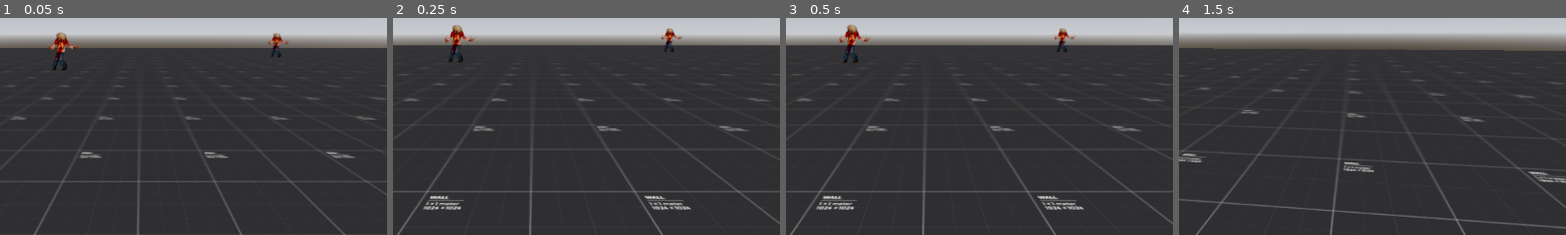
Above: before the commit, frames 1-4 (left to right).
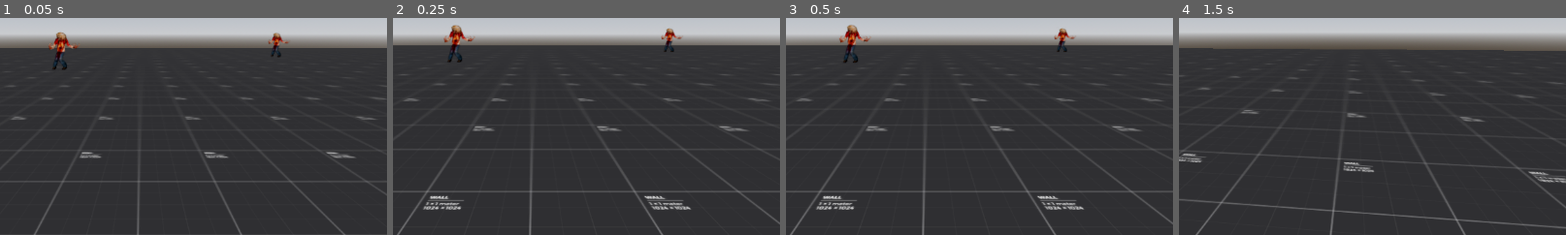
Above: after the commit, the same moments.

Repository: Jaret-McManus/BoomerShooter
Game: Godot game, scene res://scenes/main.tscn
Same seed, same stepped clock (60 frames per second), same inputs: the game is played once before the commit and once after it.
Inputs (mouse positions are % of the whole screen's width and height, from its top left):
- Up to frame 1 (0.05 s): no input
- Up to frame 2 (0.25 s): no input
- Up to frame 3 (0.5 s): no input
- Up to frame 4 (1.5 s): tap Enter at 0.5 s; move the mouse to (55, 50) at 0.52 s; hold Q (kick) 0.53-1.28 s; hold W (forward) from 0.53 s (still down); tap Space (jump) at 0.77 s; click (55, 50) at 0.8 s; move the mouse to (45, 50) at 1.27 s; click (45, 50) at 1.35 s
The pictures show only the part of the screen within x 32-82%, y 46-96%; the shares and areas given below are measured in that part.

The runs differ from the first frame. In frame 1, less than 0.1% of the frame differs, in the area x 12-73%, y 6-17%; in frame 2, 0.2%, in the area x 13-22%, y 3-20%; in frame 3, less than 0.1%; in frame 4, nothing differs.

Commit message:
added health and hitbox components
- health component for taking damage and gaining health
- hitbox component to detect if parent is attacked
- added a weapon script. could be useful to add an attack resource that the weapon creates to pass to the hitbox component when attacking instead of passing multiple variables

Diff:
--- a/project.godot
+++ b/project.godot
@@ -56,3 +56,8 @@
 "events": [Object(InputEventKey,"resource_local_to_scene":false,"resource_name":"","device":-1,"window_id":0,"alt_press …(192 unchanged characters)…
 ]
 }
+attack={
+"deadzone": 0.2,
+"events": [Object(InputEventMouseButton,"resource_local_to_scene":false,"resource_name":"","device":-1,"window_id":0,"alt_pressed":false,"shift_pressed":false,"ctrl_pressed":false,"meta_pressed":false,"button_mask":0,"position":Vector2(0, 0),"global_position":Vector2(0, 0),"factor":1.0,"button_index":1,"canceled":false,"pressed":false,"double_click":false,"script":null)
+]
+}
--- a/scenes/player.tscn
+++ b/scenes/player.tscn
@@ -6,11 +6,16 @@
 [ext_resource type="PackedScene" uid="uid://do40xm3kfh615" path="res://scenes/leg.tscn" id="2_tuyoq"]
 [ext_resource type="Script" uid="uid://cd5yqh3eadxe" path="res://scripts/states/movement/idle.gd" id="3_dqkch"]
 [ext_resource type="Script" uid="uid://c7ebykq12frdq" path="res://scripts/states/movement/jumping.gd" id="5_qlg0r"]
+[ext_resource type="Script" uid="uid://cpj7ll4l4jsg3" path="res://scripts/component_scripts/health_component.gd" id="7_smehm"]
+[ext_resource type="Script" uid="uid://dgu7dyqnmjcli" path="res://scripts/component_scripts/htibox_component.gd" id="9_ur7pv"]
 
 [sub_resource type="CapsuleMesh" id="CapsuleMesh_qhqgy"]
 
 [sub_resource type="ConvexPolygonShape3D" id="ConvexPolygonShape3D_dqkch"]
 points = PackedVector3Array(-0.125207, -0.532801, -0.480507, 0.0227831, 0.47607, 0.498884, 0.169713, 0.559144, 0.464172 …(924 unchanged characters)…
+
+[sub_resource type="CapsuleShape3D" id="CapsuleShape3D_ur7pv"]
+radius = 0.501949
 
 [node name="Player" type="CharacterBody3D"]
 script = ExtResource("1_qhqgy")
@@ -42,3 +47,14 @@
 
 [node name="Jumping" type="Node" parent="MovementStateMachine"]
 script = ExtResource("5_qlg0r")
+
+[node name="HealthComponent" type="Node" parent="."]
+script = ExtResource("7_smehm")
+
+[node name="HtiboxComponent" type="Area3D" parent="." node_paths=PackedStringArray("health_component")]
+script = ExtResource("9_ur7pv")
+health_component = NodePath("../HealthComponent")
+
+[node name="CollisionShape3D" type="CollisionShape3D" parent="HtiboxComponent"]
+shape = SubResource("CapsuleShape3D_ur7pv")
+debug_color = Color(0.993861, 0, 0.231178, 0.42)
--- a/scenes/test_enemy.tscn
+++ b/scenes/test_enemy.tscn
@@ -1,9 +1,15 @@
-[gd_scene load_steps=4 format=3 uid="uid://c08qcm5drvgqp"]
+[gd_scene load_steps=7 format=3 uid="uid://c08qcm5drvgqp"]
 
 [ext_resource type="Texture2D" uid="uid://c6l30u7marrou" path="res://textures/enemies/Half-Life.png" id="1_ghv5c"]
 [ext_resource type="Script" uid="uid://cd3odxkjvfuew" path="res://scripts/test_enemy.gd" id="1_mkyue"]
+[ext_resource type="Script" uid="uid://cpj7ll4l4jsg3" path="res://scripts/component_scripts/health_component.gd" id="3_8c00y"]
+[ext_resource type="Script" uid="uid://dgu7dyqnmjcli" path="res://scripts/component_scripts/htibox_component.gd" id="5_1y3pe"]
 
 [sub_resource type="CapsuleShape3D" id="CapsuleShape3D_yikbh"]
+
+[sub_resource type="CapsuleShape3D" id="CapsuleShape3D_8c00y"]
+radius = 0.742797
+height = 2.06226
 
 [node name="TestEnemy" type="CharacterBody3D" node_paths=PackedStringArray("SPRITE")]
 script = ExtResource("1_mkyue")
@@ -15,3 +21,22 @@
 
 [node name="CollisionShape3D" type="CollisionShape3D" parent="."]
 shape = SubResource("CapsuleShape3D_yikbh")
+
+[node name="VisibleOnScreenEnabler3D" type="VisibleOnScreenEnabler3D" parent="."]
+transform = Transform3D(1, 0, 0, 0, 1, 0, 0, 0, 1, 0.163896, 0.0102435, 0)
+aabb = AABB(-0.791313, -0.975697, -0.766522, 1.58263, 1.95139, 1.53304)
+
+[node name="HealthComponent" type="Node" parent="."]
+script = ExtResource("3_8c00y")
+MAX_HEALTH = 3
+current_health = 3
+metadata/_custom_type_script = "uid://cpj7ll4l4jsg3"
+
+[node name="HitboxComponent" type="Area3D" parent="." node_paths=PackedStringArray("health_component")]
+script = ExtResource("5_1y3pe")
+health_component = NodePath("../HealthComponent")
+metadata/_custom_type_script = "uid://dgu7dyqnmjcli"
+
+[node name="CollisionShape3D" type="CollisionShape3D" parent="HitboxComponent"]
+shape = SubResource("CapsuleShape3D_8c00y")
+debug_color = Color(0.996928, 0, 0.176858, 0.42)
--- /dev/null
+++ b/scripts/component_scripts/health_component.gd
@@ -0,0 +1,35 @@
+class_name HealthComponent
+extends Node
+
+signal died
+signal stunned(stun_time: int)
+signal health_changed()
+
+@export var STUN_TIME : int = 0
+@export var MAX_HEALTH : int = 10
+@export var current_health : int = 10
+
+
+func _ready() -> void:
+	died.connect(Callable(get_parent(), "_on_died"))
+
+
+func heal(amount: int) -> void:
+	current_health += amount
+	if current_health > MAX_HEALTH: current_health = MAX_HEALTH
+	if get_parent() is Player:
+		Global.gui_manager.set_health(current_health)
+
+
+func take_damage(amount: int) -> void:
+	current_health -= amount
+
+	if STUN_TIME > 0:
+		stunned.emit(STUN_TIME)
+
+	if current_health <= 0:
+		died.emit()
+		current_health = 0
+
+	if get_parent() is Player:
+		Global.gui_manager.set_health(current_health)
--- /dev/null
+++ b/scripts/component_scripts/htibox_component.gd
@@ -0,0 +1,8 @@
+class_name HitboxComponent
+extends Area3D
+
+@export var health_component : HealthComponent
+
+func take_damage(amount: int) -> void:
+	if health_component:
+		health_component.take_damage(amount)
--- a/scripts/player.gd
+++ b/scripts/player.gd
@@ -1,6 +1,8 @@
 class_name Player
 extends CharacterBody3D
 
+signal damage_taken(amount: int)
+signal healed(amount: int)
 
 var BASE_SPEED: float = 15.0
 var BASE_ACCELERATION: float = 8 * BASE_SPEED
@@ -13,10 +15,12 @@
 @onready var camera: Camera3D = $Head/Camera3D
 
 
+func _on_died() -> void:
+	pass
+
+
 func _ready() -> void:
 	Global.player = self
-# --- MOVED THIS TO THE SCREEN MANAGER SCRIPT ---#
-	#Input.mouse_mode = Input.MOUSE_MODE_CAPTURED
 
 
 func _unhandled_input(event: InputEvent) -> void:
@@ -28,26 +32,16 @@
 
 
 func _input(event: InputEvent) -> void:
-	#this change isn't necessary, but idk if it might be faster than accessing Input class,
-	#you can change it back to your other way if that makes more sense to you
 	if event.is_action_pressed(&"kick"):
 		$Head/Camera3D/Leg/AnimationPlayer.play(&"ArmatureAction")
 
-	# --- I MOVED THE MOUSE CAPTURE CODE TO SCREEN MANAGER SCRIPT --- #
-	#if Input.is_action_just_pressed(&"esc_mouse"):
-		#if Input.mouse_mode == Input.MOUSE_MODE_CAPTURED:
-			#Input.mouse_mode = Input.MOUSE_MODE_VISIBLE
-		#else:
-			#Input.mouse_mode = Input.MOUSE_MODE_CAPTURED
-	#
-	#if Input.is_action_just_pressed("kick"):
-		#$Head/Camera3D/Leg/AnimationPlayer.play(&"ArmatureAction")
 
 ## Moves the player
 func handle_movement(max_speed: float, acceleration: float, deceleration: float, delta: float) -> void:
 	## the acceleration in the player movement might be too high,
 	## 2 * BASE_ACCELERATION feels better for me but it might just be my bad computer
 	## I think the acceleration should be higher when changing direction to feel less floaty
+	## And speed should be slower when moving backwards
 	# Get the input direction and handle the movement/deceleration.
 	var input_dir := Input.get_vector(&"left", &"right", &"forward", &"backward")
 	var direction := (head.transform.basis * Vector3(input_dir.x, 0, input_dir.y)).normalized()
--- a/scripts/test_enemy.gd
+++ b/scripts/test_enemy.gd
@@ -5,7 +5,12 @@
 
 @export var SPRITE : Sprite3D
 
+# 0 - 7 for the 8 directions to be animated
 var current_sprite_direction : int = 0
+
+
+func _on_died() -> void:
+	queue_free()
 
 
 func _physics_process(delta: float) -> void:
@@ -50,10 +55,9 @@
 
 
 func set_sprite_direction() -> void:
-	#set the sprite frame 0 - 7 based on the sprites y rotation
+	# set the sprite frame 0 - 7 based on the sprites y rotation
 	var sprite_direction : int = round(SPRITE.rotation_degrees.y / 45.0)
-
-	#set 8 to 0 since 360 and 0 are the same direction
+	# set 8 to 0 since 360 and 0 are the same direction
 	if sprite_direction == 8: sprite_direction = 0
 
 	#if the sprite direction changes, apply the new sprite direction
--- /dev/null
+++ b/scripts/weapon.gd
@@ -0,0 +1,19 @@
+extends MeshInstance3D
+
+@export var ANIMATION_PLAYER : AnimationPlayer
+@export var AREA : Area3D
+@export var ATTACK_COMPONENT : AttackComponent
+@export var attack_damage := 1
+@export var knockback_force := 0
+@export var stun_time := 0
+
+
+func _on_area_entered(area: Area3D) -> void:
+	if not area is HitboxComponent: return
+	var hitbox : HitboxComponent = area
+	hitbox.take_damage(attack_damage)
+
+
+func _input(event: InputEvent) -> void:
+	if event.is_action_pressed("attack"):
+		ANIMATION_PLAYER.play("attack")
Not shown: 1 places in scenes/player.tscn that only renumber resources
Not shown, added: scripts/component_scripts/health_component.gd.uid
Not shown, added: scripts/component_scripts/htibox_component.gd.uid
Not shown, added: scripts/weapon.gd.uid
